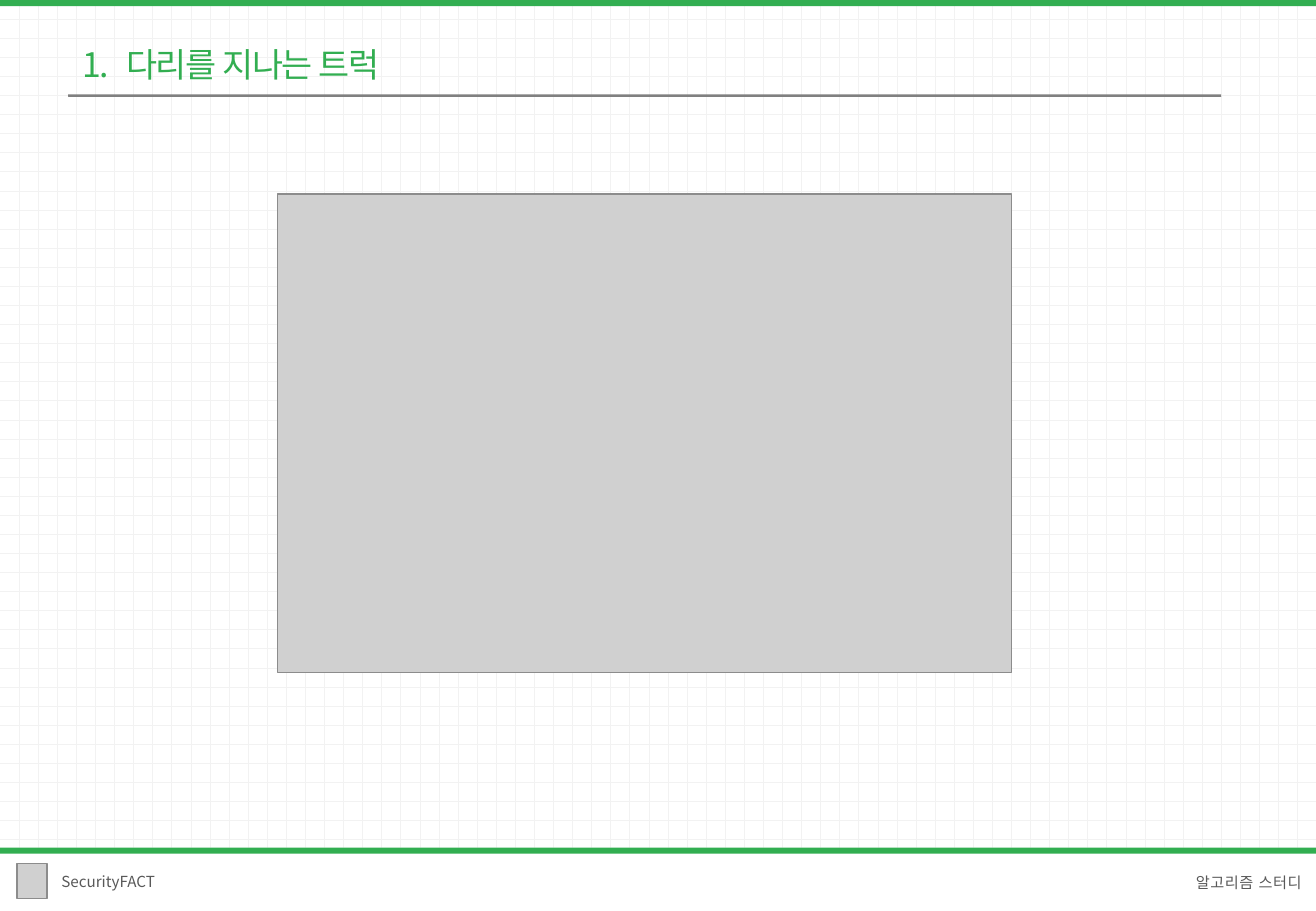
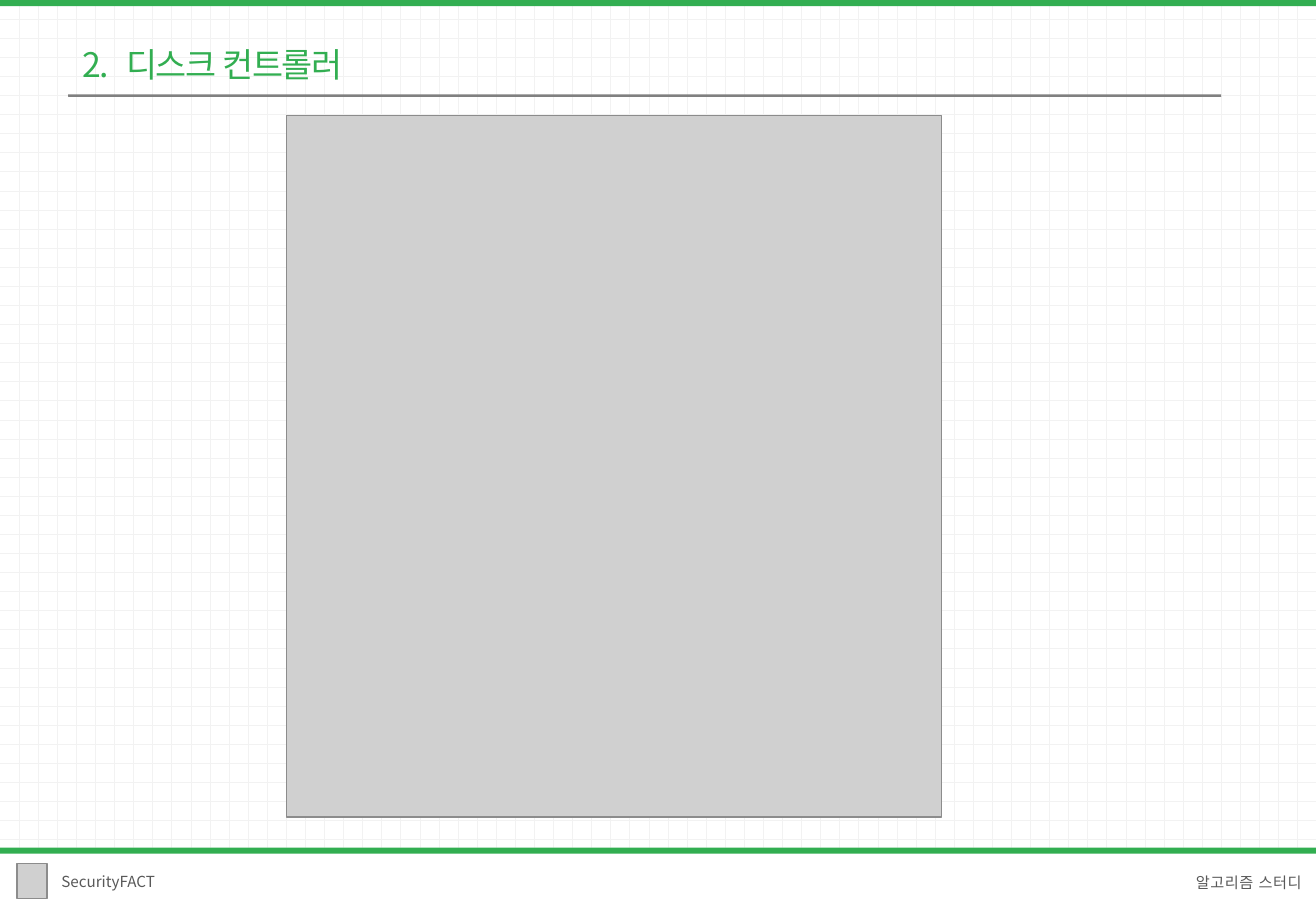
Before and after one commit to 1hk-star/Konkuk_SecurityFACT_Algorithm, a slide deck: slide 3 of 4주차/발표자료/코드 리뷰 자료/이희광/이희광.pptx. Drawn at 1316x911 pixels with LibreOffice and Linux fonts; fonts in the diff are those of the drawing; grey boxes stand for pictures. Boxes give left, top, right and bottom in pixels: in the first picture for what was removed or moved away, otherwise in the second. Text is boxed around its words. In the diff, an @@ line names an element or a change of style, - is before the commit and + after.

```diff
--- a/4주차/발표자료/코드 리뷰 자료/이희광/이희광.pptx
+++ b/4주차/발표자료/코드 리뷰 자료/이희광/이희광.pptx
@@ text at (x1=82, y1=49, x2=342, y2=80): text changed @@
-1. 다리를 지나는 트럭
+2. 디스크 컨트롤러
@@ picture resized from (x1=278, y1=194, x2=1012, y2=673) to (x1=287, y1=115, x2=942, y2=817) @@
```
Also in this commit, not shown: 5 other slides changed, 15 slides removed, 4 other files.
